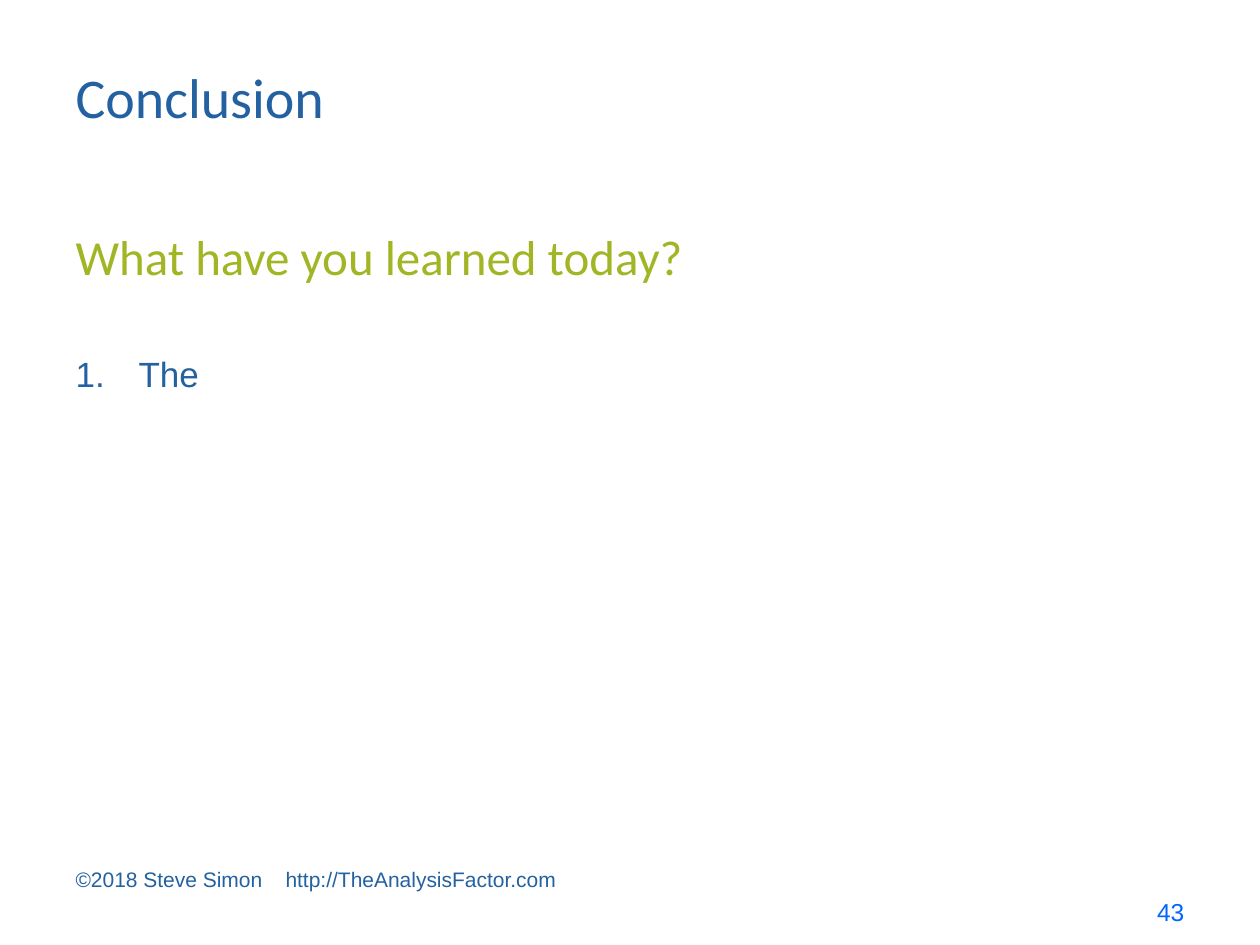
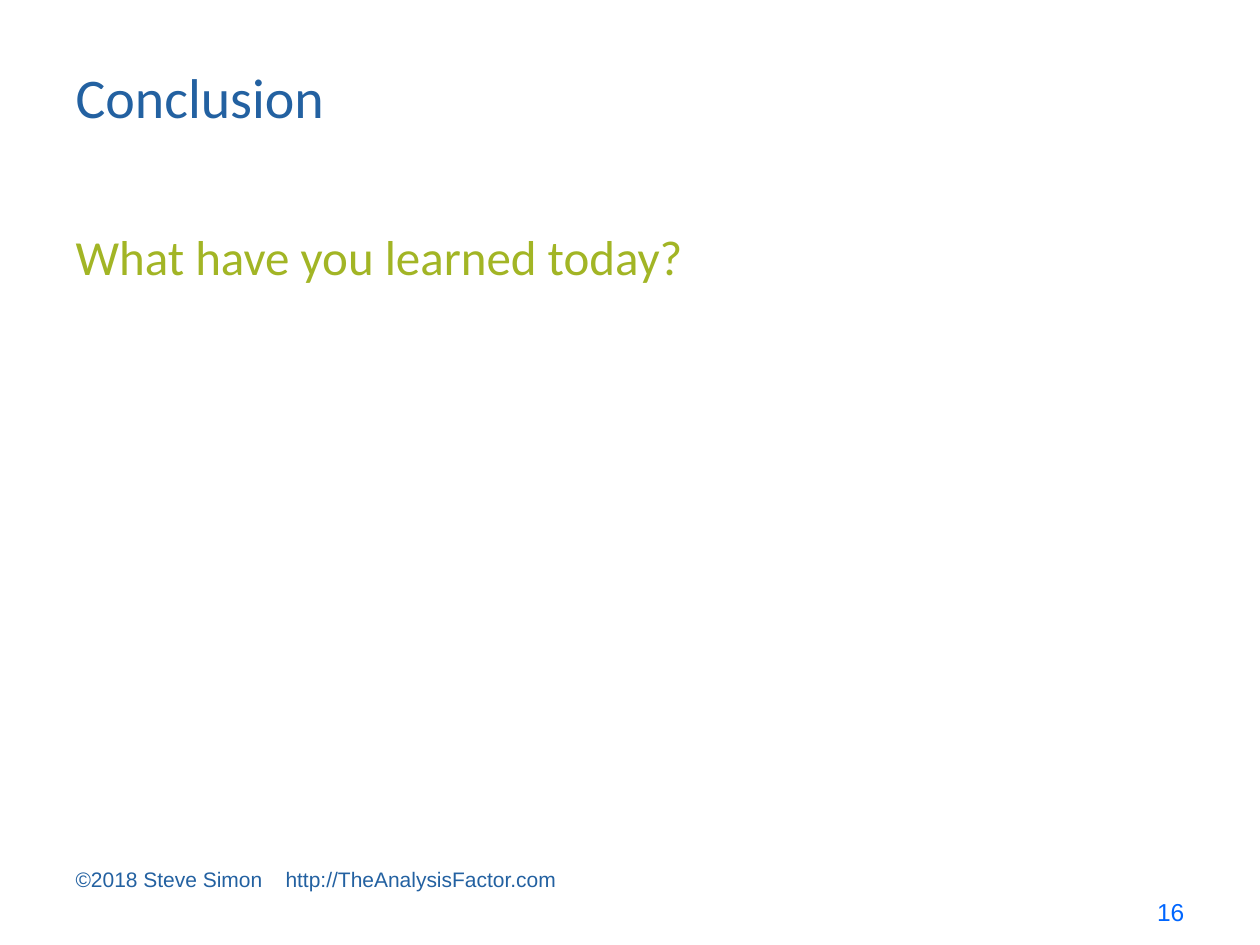
Before and after one commit to pmean/survival-models, a slide deck: slide 16 of bin/survival lecture 7.pptx (slide 43 before the commit). Drawn at 1260x945 pixels with LibreOffice and Linux fonts; fonts in the diff are those of the drawing. Boxes give left, top, right and bottom in pixels: in the first picture for what was removed or moved away, otherwise in the second. Text is boxed around its words. In the diff, an @@ line names an element or a change of style, - is before the commit and + after.

```diff
--- a/bin/survival lecture 7.pptx
+++ b/bin/survival lecture 7.pptx
@@ text removed at <box>139,361,199,388</box> @@
-1. The
@@ page number at <box>1157,904,1184,922</box>: text changed @@
-43
+16
```
Also in this commit, not shown: 10 other slides changed, 2 slides added, 29 slides removed, 2 other files.
